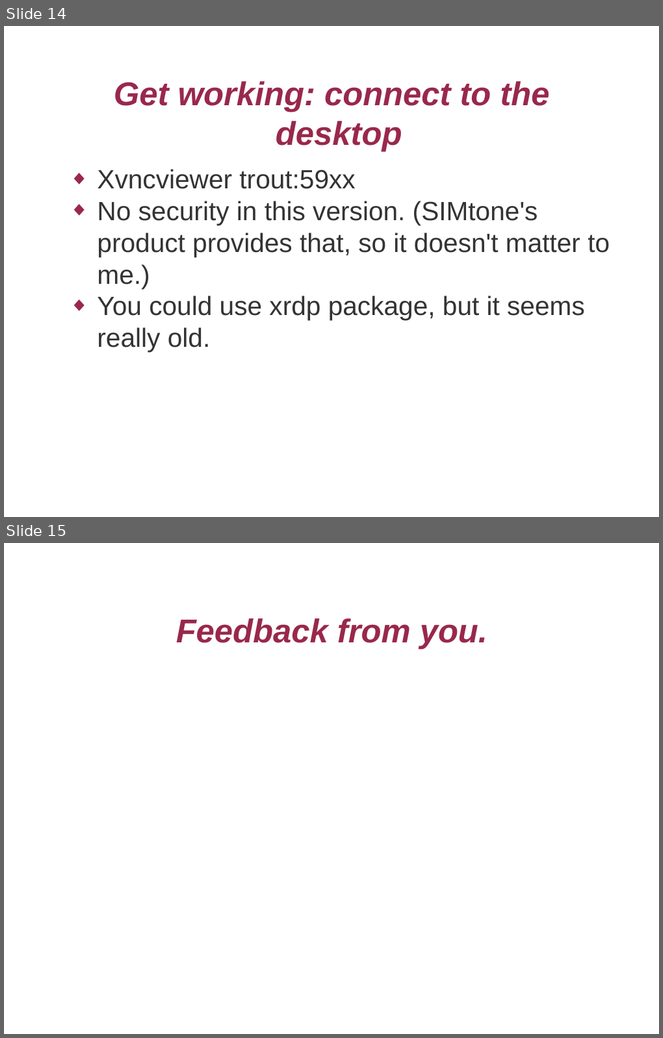
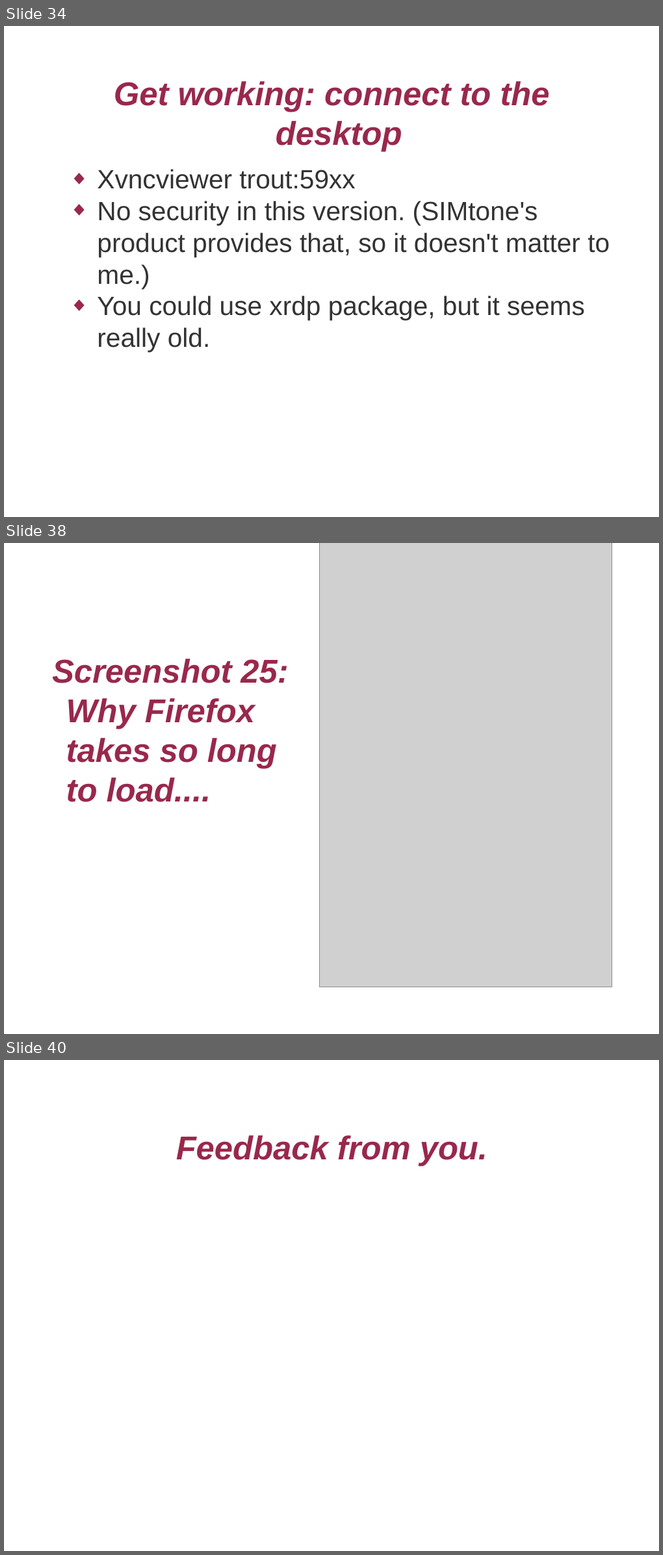
Before and after one commit to mcr/ols2009-campus-desktop, a slide deck: campusdesktop.odp. Shown one above the other, each under a label of ours: slides 14 and 15 before the commit, slides 34, 38 and 40 after it; the slides between them are not shown. The pictures are 663x1038 and 663x1555 pixels, drawn with LibreOffice and Linux fonts; fonts in the diff are those of the drawing; grey boxes stand for pictures; background and template pictures are left out. Boxes give left, top, right and bottom in pixels: in the first picture for what was removed or moved away, otherwise in the second. Text is boxed around its words. In the diff, an @@ line names an element or a change of style, - is before the commit and + after.

```diff
--- a/campusdesktop.odp
+++ b/campusdesktop.odp
@@ slide 38 added at bbox=[4, 543, 659, 1034], background picture (left out) @@
@@ picture added at bbox=[320, 543, 613, 988] @@
@@ title added at bbox=[52, 659, 288, 802], 40 pt, text #99284C, bold, italic @@
+Screenshot 25:
+Why Firefox takes so long to load....
@@ what was slide 14 is now slide 34 @@
@@ what was slide 15 is now slide 40 @@
```
Also in this commit, not shown: 4 slides changed, 26 other slides added, 2 slides removed, 3 other files.
